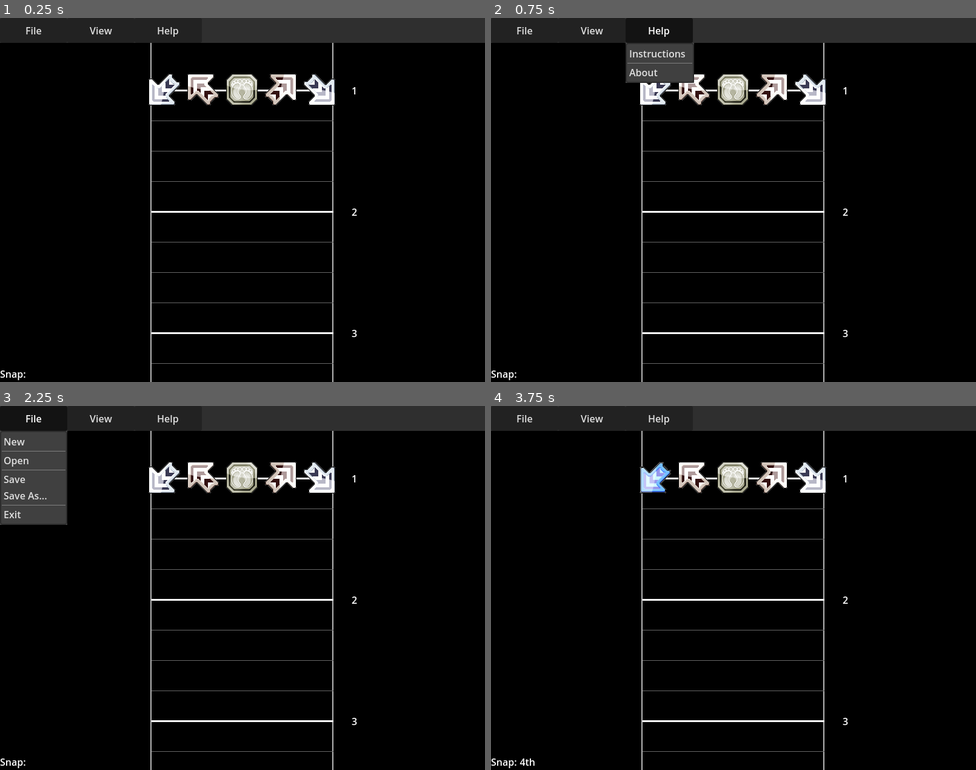
Above: before the commit, frames 1-4 (two rows, left to right).
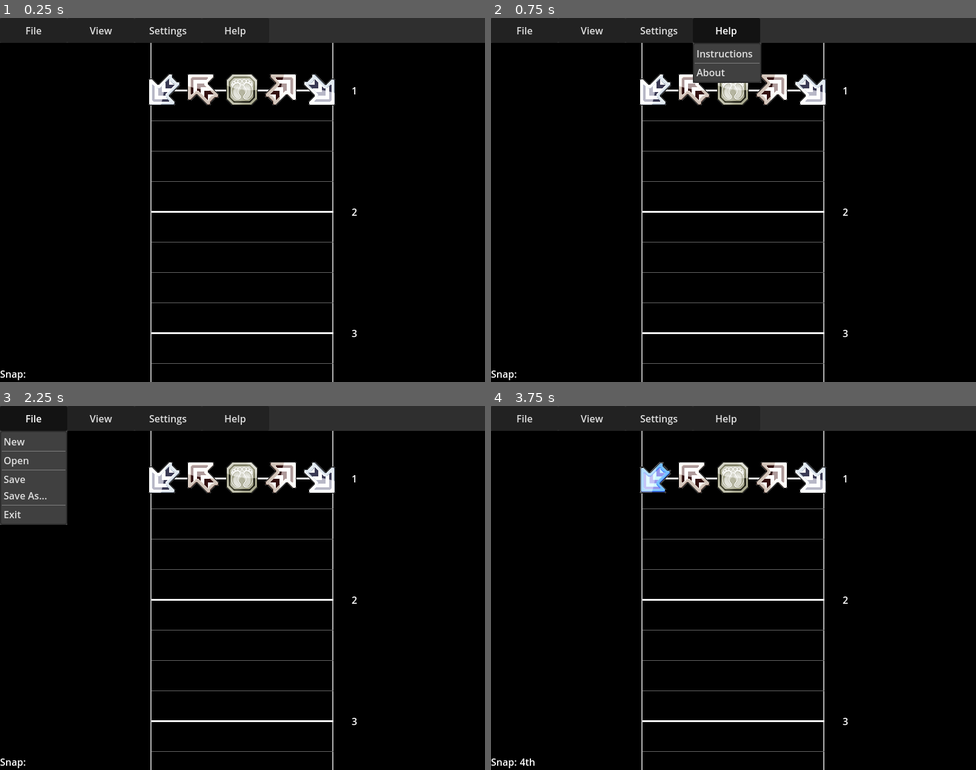
Above: after the commit, the same moments.

Repository: snil4/StepEditor
Game: Godot game, scene res://Scenes/Main.tscn
Same seed, same stepped clock (60 frames per second), same inputs: the game is played once before the commit and once after it.
Inputs (mouse positions are in pixels of both pictures, inside the frame that each line leads up to):
- Up to frame 1 (0.25 s): no input
- Up to frame 2 (0.75 s): click "Help" at 0.5 s
- Up to frame 3 (2.25 s): click (169, 416) at 1.25 s, where only the run after the commit has a clickable "Settings"; click "File" at 2 s
- Up to frame 4 (3.75 s): click "View" at 2.75 s; tap Enter at 3.5 s; move the mouse to (840, 569) at 3.52 s; hold Right (Snap_Up) from 3.53 s (still down); tap 1 (Insert_1) at 3.6 s; click (840, 569) at 3.67 s

The runs differ from the first frame. In frame 1, 0.1% of the frame differs, in the area x 30-51%, y 2-6%; in frame 2, 4.1%, in the area x 27-56%, y 0-18%; in frame 3, 0.1%; in frame 4, 0.1%.

Commit message:
Updates for touch buttons
Added Settings menu and updated touch buttons placement

Diff:
--- a/Scenes/Main.tscn
+++ b/Scenes/Main.tscn
@@ -109,10 +109,22 @@
 popup/item_2/id = 1
 script = ExtResource("4_wqaoy")
 
-[node name="HelpMenu" type="MenuButton" parent="MenuBar"]
+[node name="SettingsMenu" type="MenuButton" parent="MenuBar"]
 layout_mode = 0
 offset_left = 222.0
 offset_right = 333.0
+offset_bottom = 41.0
+text = "Settings"
+flat = false
+switch_on_hover = true
+item_count = 1
+popup/item_0/text = "Preferences"
+popup/item_0/id = 0
+
+[node name="HelpMenu" type="MenuButton" parent="MenuBar"]
+layout_mode = 0
+offset_left = 333.0
+offset_right = 444.0
 offset_bottom = 41.0
 text = "Help"
 flat = false
@@ -163,6 +175,7 @@
 
 [node name="TouchButtons" type="Node2D" parent="."]
 visible = false
+position = Vector2(2.08165e-12, 500)
 
 [node name="Insert1" type="TouchScreenButton" parent="TouchButtons"]
 texture_normal = SubResource("MeshTexture_4bqqa")
--- a/Scripts/Editor.gd
+++ b/Scripts/Editor.gd
@@ -40,6 +40,7 @@
 @onready var cubes_node = $Area2D/Cubes
 @onready var snap_node = $CanvasLayer/SnapText
 @onready var notes_collection_node = $Area2D/MeasureContainer/NotesCollection
+@onready var touch_node = $"/root/Main/TouchButtons"
 
 signal snap_changed(snap :int)
 signal beat_changed(beat :int)
@@ -102,6 +103,17 @@
 		area2d_node.position.x += (window_size.x - last_window_x) / 4
 
 	last_window_x = window_size.x
+
+	# Touch buttons
+	touch_node.position.y = window_size.y - 100
+
+	var touch_buttons = touch_node.get_children()
+	var i = 0
+
+	for touch_button in touch_buttons:
+		touch_button.shape.get_rect().grow_side(3, window_size.x / touch_node.get_child_count())
+		touch_button.position.x = i * (window_size.x / touch_node.get_child_count())
+		i += 1
 
 
 # Called on every key input
--- a/Scripts/Main.gd
+++ b/Scripts/Main.gd
@@ -37,7 +37,6 @@
 const speed_pow = 50
 
 @onready var rect_node = $"MenuBar/ColorRect"
-@onready var touch_node = $TouchButtons
 @onready var editor_node = $Editor
 @onready var parser_node = $Parser
 
@@ -118,10 +117,6 @@
 	rect_node.set_size(Vector2(size.x, 41.0))
 
 
-func set_touch_mode(state: bool):
-	touch_node.visible = state
-
-
 func save_game():
 	var save_file = FileAccess.open("user://savegame.save", FileAccess.WRITE)
 	var save_nodes = get_tree().get_nodes_in_group("Persist")
--- a/Scripts/Menus/ViewMenu.gd
+++ b/Scripts/Menus/ViewMenu.gd
@@ -4,6 +4,7 @@
 
 @onready var about_node = get_node("/root/Main/AboutDialog")
 @onready var speed_node = get_node("/root/Main/SpeedWindow")
+@onready var touch_node = get_node("/root/Main/TouchButtons")
 
 
 # Called when the node enters the scene tree for the first time.
@@ -21,8 +22,11 @@
 func _on_item_pressed(id):
 
 	match id:
+
 		0:
 			touchMode = not(touchMode)
 			get_popup().set_item_checked(id,touchMode)
+			touch_node.visible = touchMode
+
 		1:
 			speed_node.on_display()
